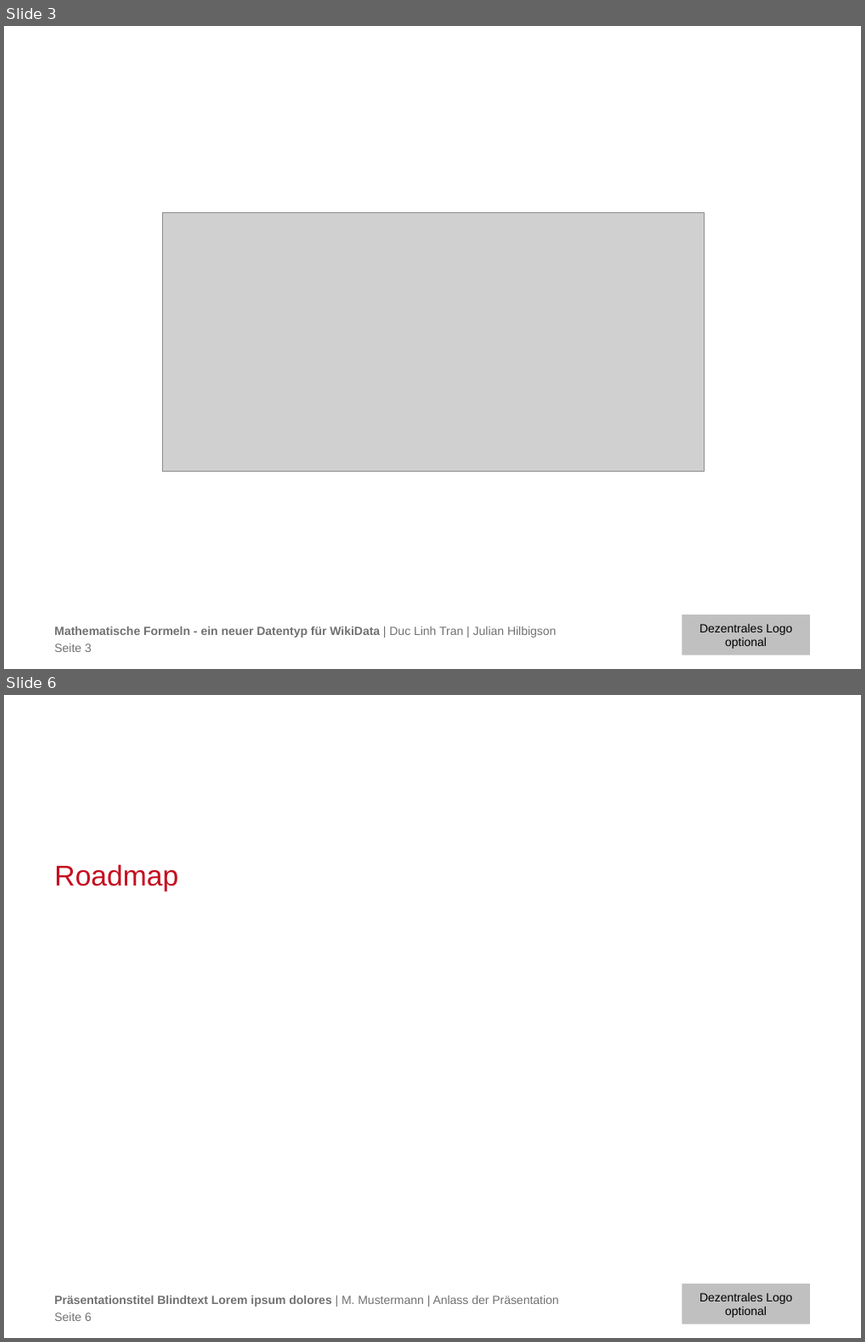
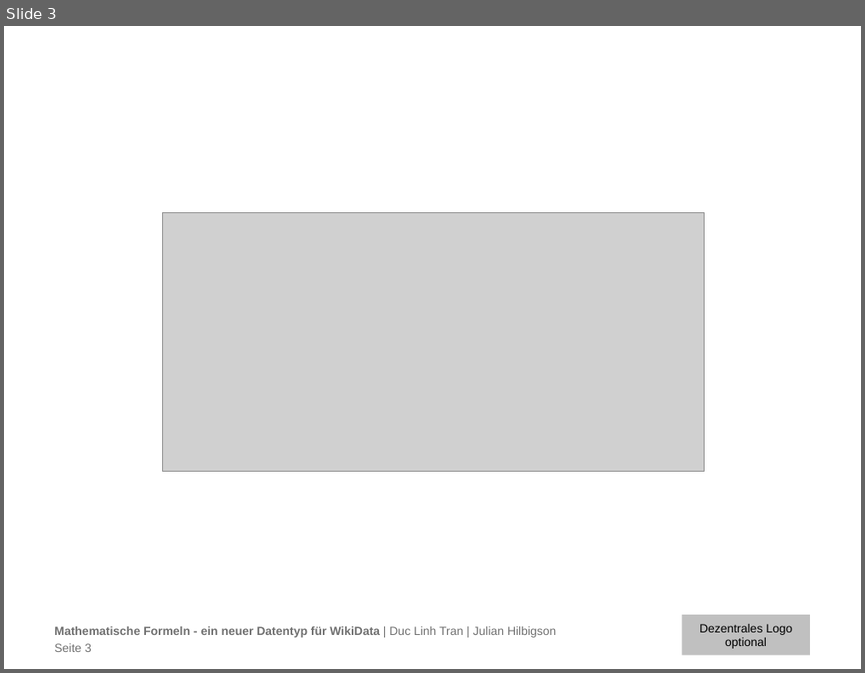
Before and after one commit to TU-Berlin/WikidataMath, a slide deck: docs/milestone presentations/1-presentation/1-complete.pptx. Shown one above the other, each under a label of ours: slides 3 and 6 before the commit, slide 3 after it; the slides between them are not shown. The pictures are 865x1342 and 865x673 pixels, drawn with LibreOffice and Linux fonts; fonts in the diff are those of the drawing; grey boxes stand for pictures; background and template pictures are left out. Boxes give left, top, right and bottom in pixels: in the first picture for what was removed or moved away, otherwise in the second. Text is boxed around its words. In the diff, an @@ line names an element or a change of style, - is before the commit and + after.

```diff
--- a/docs/milestone presentations/1-presentation/1-complete.pptx
+++ b/docs/milestone presentations/1-presentation/1-complete.pptx
@@ slide 6 removed at (x1=4, y1=695, x2=861, y2=1338), background #FFFFFF; not listed: 1 template element that a slide beside it also shows @@
@@ title removed at (x1=54, y1=864, x2=178, y2=891) @@
-Roadmap
@@ text removed at (x1=54, y1=1295, x2=558, y2=1306) @@
-Präsentationstitel Blindtext Lorem ipsum dolores | M. Mustermann | Anlass der Präsentation
@@ page number removed at (x1=54, y1=1312, x2=92, y2=1321) @@
-Seite 6
```
Also in this commit, not shown: 4 slides changed.
